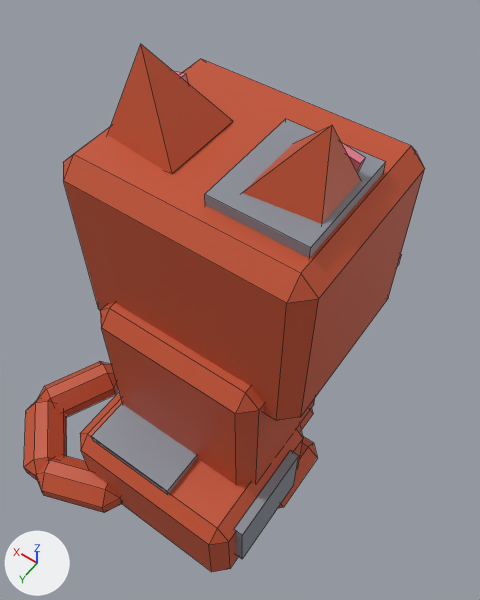
What one commit did to the FBX model assets/cat-cafe/exports/CatCafe_Cat_Rusty_Sit.fbx.
Camera for both pictures: a 50 mm camera at (-0.0087, 0.01, 0.0283) aimed at (-0.0001, -0.0019, 0.0095). Arrows for +X, +Y and +Z are at lower left; the lights stay in place. The first picture is the older version. Mesh edges are drawn as thin lines. Where no turn or scale is listed for an object, it has been applied to the vertices.

In view in the first picture: 'CatCafe_Cat_Rusty_Sit_Body', 'CatCafe_Cat_Rusty_Sit_EarL', 'CatCafe_Cat_Rusty_Sit_EarR', 'CatCafe_Cat_Rusty_Sit_Head', 'CatCafe_Cat_Rusty_Sit_Tail' and 1 more.
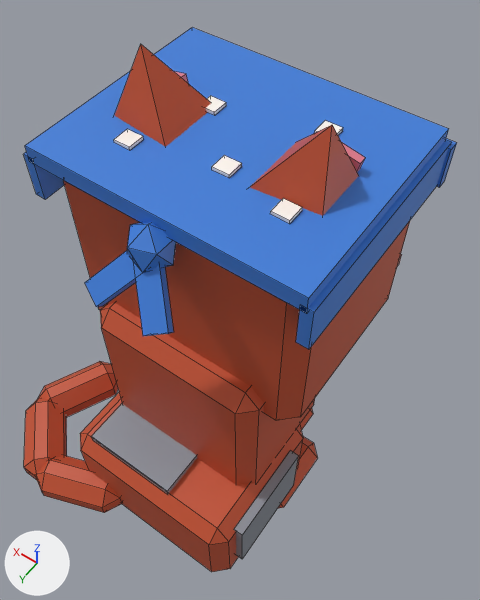
The edits, one by one:
Mesh me_catcafe_cat_rusty_sit_prop is new.
It has 100 vertices, 86 faces and spans x -0.00484..0.00485, y -0.00504..0.00434, z 0.00413..0.00694.
It uses material mat_catcafe_palette.
Object 'CatCafe_Cat_Rusty_Sit_Prop' (ob_catcafe_cat_rusty_sit_prop) is new; it shows me_catcafe_cat_rusty_sit_prop.
Its location is (0.0, -0.00095, 0.00969).

What differs and where, as boxes (x1, y1, x2, y2) in the pictures (480 x 600 px):
'CatCafe_Cat_Rusty_Sit_Prop', added (blue)
    after: (23, 28, 457, 349)
'CatCafe_Cat_Rusty_Sit_Head', unchanged, covered by the edit
    before: (63, 59, 425, 421)
    after: (63, 180, 410, 421)
